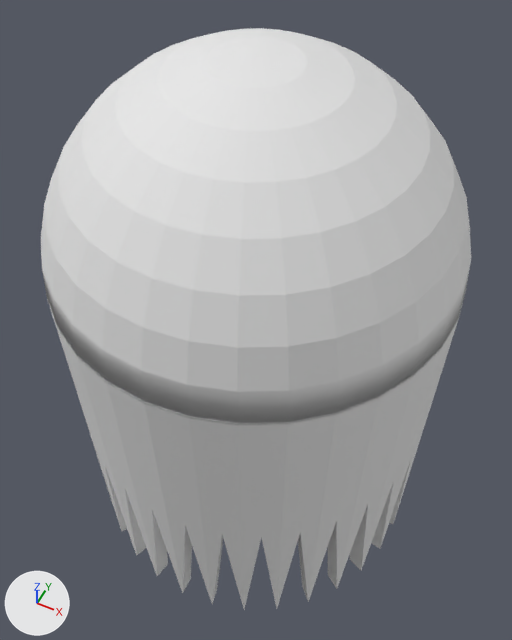
An edit to the FBX model models/chaser.fbx, drawn before and after from the same camera.
One viewpoint serves both versions: a 50 mm lens placed at (1.14, -2.27, 3.34), pointed at (0.0, 0.0, 0.5). The lights are fixed; the arrows at lower left show +X, +Y and +Z.

In view in the first picture: 'Body', 'Head'.
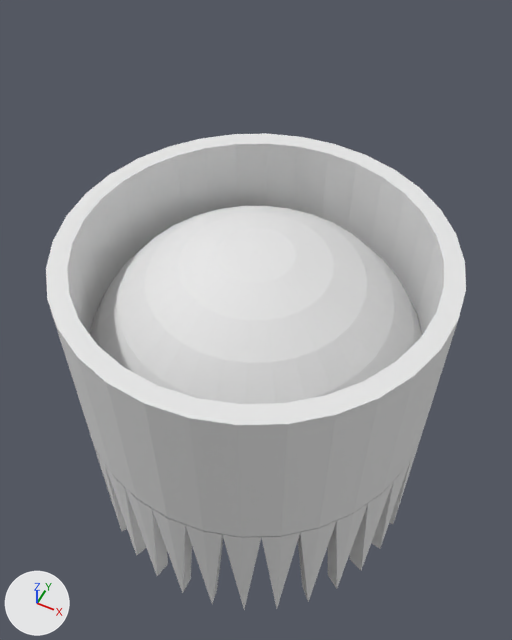
What changed in the scene script:
```text
Change ob_head:
    ob_head.location: (0.0, 0.0, 1.0) -> (0.0, 0.0, 0.0)
```

Location of each change, [x1, y1, x2, y2] in pixels of the pictures (512 x 640 px):
'Head', moved: before [41, 28, 471, 425]; after [90, 206, 422, 538]
